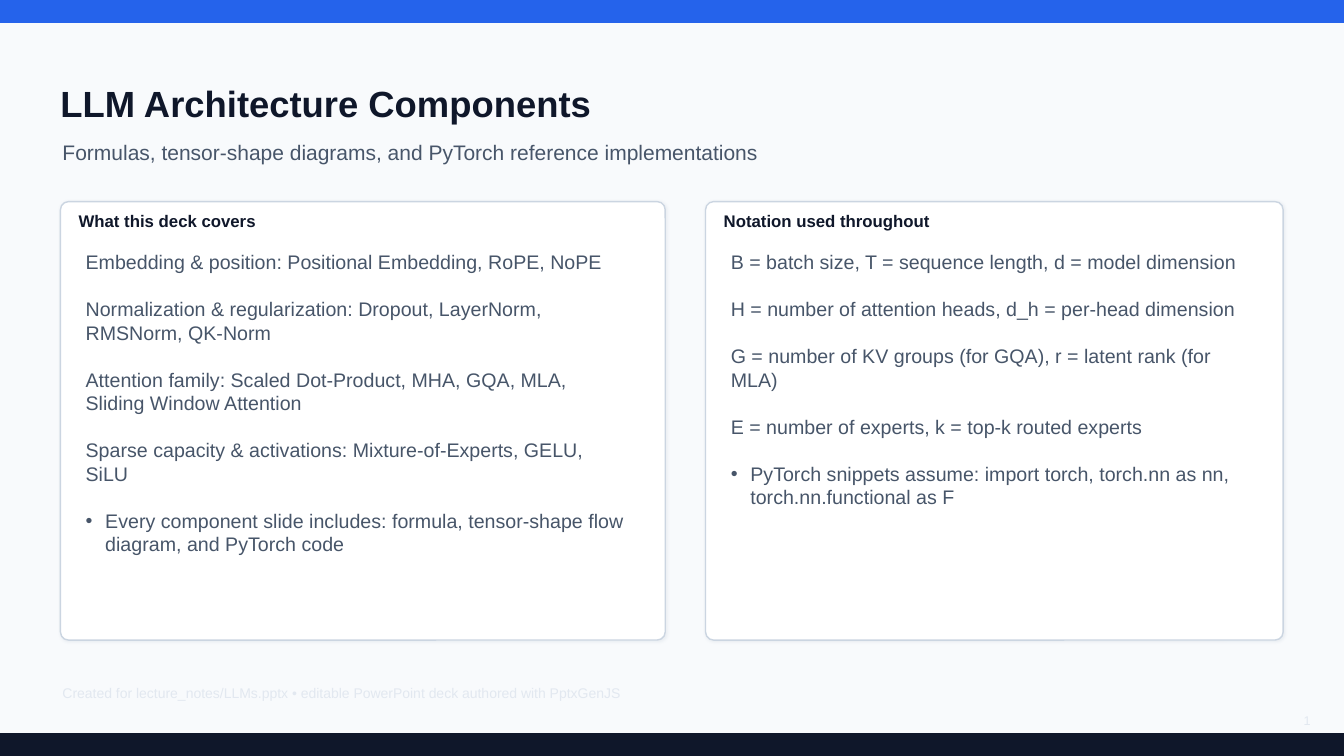
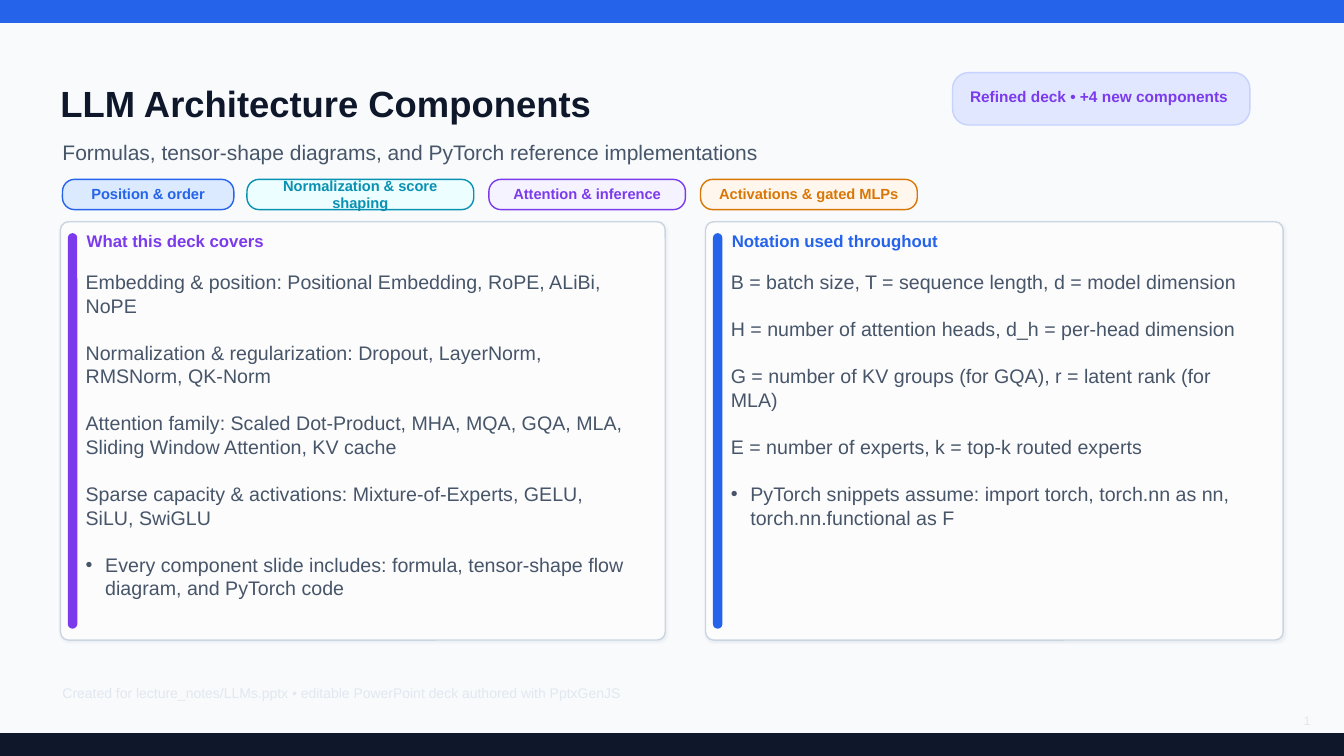
Before and after one commit to ykaitao/AI-ML-Hands-on, a slide deck: slide 1 of lecture_notes/.llms_deck_work/LLMs.pptx. Drawn at 1344x756 pixels with LibreOffice and Linux fonts; fonts in the diff are those of the drawing. Boxes give left, top, right and bottom in pixels: in the first picture for what was removed or moved away, otherwise in the second. Text is boxed around its words. In the diff, an @@ line names an element or a change of style, - is before the commit and + after.

```diff
--- a/lecture_notes/.llms_deck_work/LLMs.pptx
+++ b/lecture_notes/.llms_deck_work/LLMs.pptx
@@ rounded rectangle added at bbox=[953, 73, 1250, 125], fill #E0E7FF, outline #C7D2FE 1 pt @@
@@ text added at bbox=[970, 91, 1228, 105], 11 pt, text #7C3AED, bold @@
+Refined deck • +4 new components
@@ rounded rectangle added at bbox=[63, 179, 234, 210], fill #DBEAFE, outline #2563EB 1 pt @@
@@ rounded rectangle added at bbox=[247, 179, 474, 210], fill #ECFEFF, outline #0891B2 1 pt @@
@@ text added at bbox=[283, 179, 437, 211], 10.5 pt, text #0891B2, bold @@
+Normalization & score shaping
@@ rounded rectangle added at bbox=[489, 179, 686, 210], fill #F5F3FF, outline #7C3AED 1 pt @@
@@ rounded rectangle added at bbox=[701, 179, 918, 210], fill #FFF7ED, outline #D97706 1 pt @@
@@ text added at bbox=[91, 188, 204, 199], 10.5 pt, text #2563EB, bold @@
+Position & order
@@ text added at bbox=[513, 188, 661, 199], 10.5 pt, text #7C3AED, bold @@
+Attention & inference
@@ text added at bbox=[719, 188, 898, 202], 10.5 pt, text #D97706, bold @@
+Activations & gated MLPs
@@ rounded rectangle: place and size @@
-rounded rectangle at bbox=[60, 202, 665, 640]
+rounded rectangle at bbox=[60, 222, 665, 640]
@@ rounded rectangle at bbox=[60, 222, 665, 640]: fill #FFFFFF to #FCFCFD; proportions changed @@
@@ rounded rectangle added at bbox=[69, 234, 77, 628], fill #7C3AED, outline #7C3AED 1 pt @@
@@ text "What this deck covers": place and size @@
-text "What this deck covers" at bbox=[79, 215, 256, 227]
+text "What this deck covers" at bbox=[87, 235, 264, 247]
@@ text "What this deck covers" at bbox=[87, 235, 264, 247]: text colour #0F172A to #7C3AED @@
@@ rounded rectangle at bbox=[706, 222, 1284, 640]: fill #FFFFFF to #FCFCFD; proportions changed @@
@@ rounded rectangle: place and size @@
-rounded rectangle at bbox=[706, 202, 1284, 640]
+rounded rectangle at bbox=[706, 222, 1284, 640]
@@ rounded rectangle added at bbox=[714, 234, 722, 628], fill #2563EB, outline #2563EB 1 pt @@
@@ text "Notation used throughout": place and size @@
-text "Notation used throughout" at bbox=[724, 215, 929, 231]
+text "Notation used throughout" at bbox=[732, 235, 937, 251]
@@ text "Notation used throughout" at bbox=[732, 235, 937, 251]: text colour #0F172A to #2563EB @@
@@ text at bbox=[86, 275, 600, 313]: text changed @@
-• Embedding & position: Positional Embedding, RoPE, NoPE
+• Embedding & position: Positional Embedding, RoPE, ALiBi, NoPE
@@ text "Embedding & position: Positional Embedding, ...": place and size @@
-text "Embedding & position: Positional Embedding, ..." at bbox=[86, 254, 623, 555]
+text "Embedding & position: Positional Embedding, ..." at bbox=[86, 275, 623, 576]
@@ text "B = batch size, T ...": place and size @@
-text "B = batch size, T ..." at bbox=[731, 254, 1235, 504]
+text "B = batch size, T ..." at bbox=[731, 275, 1235, 525]
@@ text at bbox=[86, 416, 622, 528]: text changed @@
-• Attention family: Scaled Dot-Product, MHA, GQA, MLA, Sliding Window Attention
-• Sparse capacity & activations: Mixture-of-Experts, GELU, SiLU
+• Attention family: Scaled Dot-Product, MHA, MQA, GQA, MLA, Sliding Window Attention, KV cache
+• Sparse capacity & activations: Mixture-of-Experts, GELU, SiLU, SwiGLU
```
Also in this commit, not shown: 16 other slides changed, 4 slides added, 8 other files.
